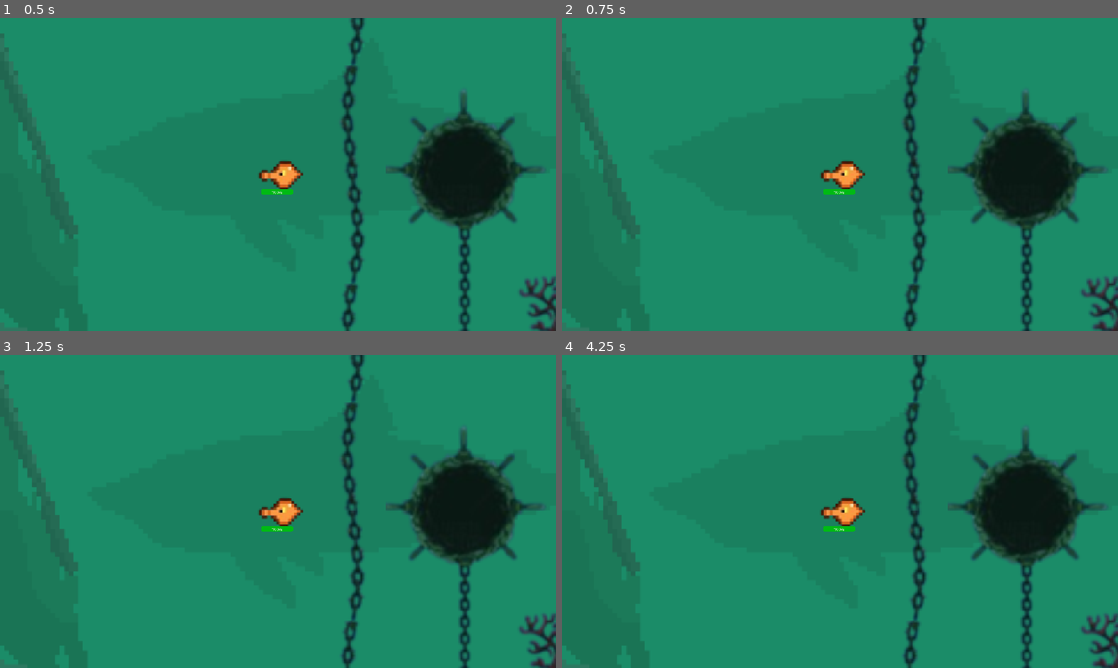
Above: before the commit, frames 1-4 (two rows, left to right).
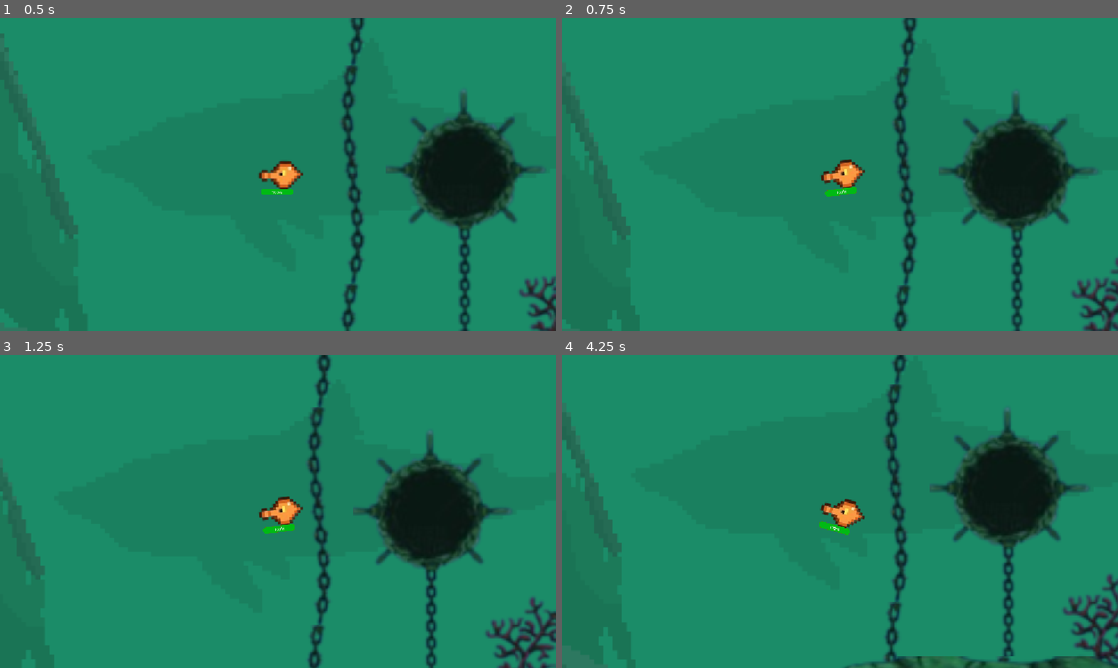
Above: after the commit, the same moments.

Repository: GavinWu42711/Campfire
Game: Godot game, scene res://Scenes/level_4.tscn
The game is run twice, just before and just after one commit, with the same random seed, the same clock (stepped at 60 frames per second) and the same inputs. This scene is started directly instead of the project's main scene. The engine's default icon, where the game draws it, is replaced by a stand-in: a white triangle on a blue panel in a dark square.
Inputs (mouse positions are in pixels of both pictures, inside the frame that each line leads up to):
- Up to frame 1 (0.5 s): no input
- Up to frame 2 (0.75 s): tap Enter at 0.5 s; move the mouse to (962, 158) at 0.52 s; hold Right mouse button (move) from 0.53 s (still down)
- Up to frame 3 (1.25 s): keep holding Right mouse button (move)
- Up to frame 4 (4.25 s): move the mouse to (728, 527) at 1.27 s; release Right mouse button (move) at 1.28 s; click (728, 527) at 1.35 s; right-click (728, 527) at 1.55 s; move the mouse to (895, 442) at 2.02 s; hold Right mouse button (move) 2.03-2.78 s; move the mouse to (812, 574) at 2.77 s; right-click (812, 574) at 2.85 s; move the mouse to (1006, 558) at 3.52 s; hold Right mouse button (move) from 3.53 s (still down); click (1006, 558) at 3.6 s

Frame 1 is identical in both runs. In frame 2, 9.2% of the frame differs, in the area x 0-100%, y 0-100%; in frame 3, 14%; in frame 4, 14%.
Error after the commit: Invalid access to property or key 'level_4_loaded' on a base object of type 'Node (scene_handler.gd)'. (res://Scripts/level_4.gd:6)

Commit message:
cooked
cooked

Diff:
--- a/campfire/Scenes/Player.tscn
+++ b/campfire/Scenes/Player.tscn
@@ -265,6 +265,6 @@
 libraries/ = SubResource("AnimationLibrary_c43xd")
 
 [connection signal="take_damage_signal" from="." to="Spikes" method="_on_character_body_2d_take_damage_signal"]
-[connection signal="up_gluttons_bite" from="." to="Glutton" method="_on_character_body_2d_up_gluttons_bite"]
-[connection signal="up_spikes" from="." to="Spikes" method="_on_character_body_2d_up_spikes"]
-[connection signal="up_tentacles" from="." to="Tentacles" method="_on_character_body_2d_up_tentacles"]
+[connection signal="up_gluttons_bite" from="." to="upgrade_glutton" method="_on_character_body_2d_up_gluttons_bite"]
+[connection signal="up_spikes" from="." to="UpgradeScreenSpikes" method="_on_character_body_2d_up_spikes"]
+[connection signal="up_tentacles" from="." to="upgrade_tentacles" method="_on_character_body_2d_up_tentacles"]
--- a/campfire/Scenes/defeat_screen.gd
+++ b/campfire/Scenes/defeat_screen.gd
@@ -1,8 +1,7 @@
 extends Node2D
 
-
 func _on_button_pressed() -> void:
-	get_tree().change_scene_to_file("res://Scenes/level_1.tscn")
+	SceneHandler.transition_scene(SceneHandler.LEVEL.LEVEL_1)
 
 func _on_button_2_pressed() -> void:
 	get_tree().quit()
--- a/campfire/Scenes/how_to_play.tscn
+++ b/campfire/Scenes/how_to_play.tscn
@@ -6,6 +6,7 @@
 script = ExtResource("1_hl01w")
 
 [node name="CanvasLayer" type="CanvasLayer" parent="." unique_id=1807864616]
+process_mode = 3
 
 [node name="ColorRect" type="ColorRect" parent="CanvasLayer" unique_id=1722674870]
 anchors_preset = -1
--- a/campfire/Scenes/upgrade_glutton.tscn
+++ b/campfire/Scenes/upgrade_glutton.tscn
@@ -7,6 +7,7 @@
 script = ExtResource("1_t4uyr")
 
 [node name="CanvasLayer" type="CanvasLayer" parent="." unique_id=751269727]
+process_mode = 3
 visible = false
 
 [node name="ColorRect" type="ColorRect" parent="CanvasLayer" unique_id=629189031]
@@ -49,6 +50,9 @@
 text = "+Lifesteal"
 metadata/_edit_use_anchors_ = true
 
+[connection signal="button_down" from="CanvasLayer/ColorRect/Button" to="." method="_on_button_button_down"]
 [connection signal="pressed" from="CanvasLayer/ColorRect/Button" to="." method="_on_button_pressed"]
+[connection signal="button_down" from="CanvasLayer/ColorRect/Button2" to="." method="_on_button_2_button_down"]
 [connection signal="pressed" from="CanvasLayer/ColorRect/Button2" to="." method="_on_button_2_pressed"]
+[connection signal="button_down" from="CanvasLayer/ColorRect/Button3" to="." method="_on_button_3_button_down"]
 [connection signal="pressed" from="CanvasLayer/ColorRect/Button3" to="." method="_on_button_3_pressed"]
--- a/campfire/Scripts/enemy_spawner.gd
+++ b/campfire/Scripts/enemy_spawner.gd
@@ -38,14 +38,14 @@
 						TURTLE_ENEMY,#1
 						ALLIGATOR_ENEMY, #3
 						BLUE_FISH_ENEMY, #1
-						GREEN_FISH,ENEMY, #1
+						GREEN_FISH_ENEMY, #1
 						MERMAID_STAFF_ENEMY, #3
 						MERMAID_SWORD_ENEMY, #3
 						ORCA_ENEMY, #2
 						SHARK_ENEMY} #2
 
 var depth_1_enemy = [ENEMY_ENUM.BLUE_FISH_ENEMY,
-					ENEMY_ENUM.GREEN_FISH,
+					ENEMY_ENUM.GREEN_FISH_ENEMY,
 					ENEMY_ENUM.TURTLE_ENEMY,
 					ENEMY_ENUM.JELLYFISH_ENEMY]
 var depth_2_enemy = [ENEMY_ENUM.SWORDFISH_ENEMY,
--- a/campfire/Scripts/glutton.gd
+++ b/campfire/Scripts/glutton.gd
@@ -10,7 +10,7 @@
 		if can_attack && body is Enemy:
 			body.take_damage_signal.emit(Global.bite_damage)
 			Global.hp += Global.bite_damage * Global.lifesteal
-			animation_player.play("attack")
+
 			can_attack = false
 			attack_cd()
 
--- a/campfire/Scripts/how_to_play.gd
+++ b/campfire/Scripts/how_to_play.gd
@@ -1,4 +1,4 @@
 extends Node2D
 
 func _on_button_pressed() -> void:
-	get_tree().change_scene_to_file("res://Scenes/level_1.tscn")
+	SceneHandler.transition_scene(SceneHandler.LEVEL.LEVEL_1)
--- a/campfire/Scripts/level_2.gd
+++ b/campfire/Scripts/level_2.gd
@@ -3,8 +3,10 @@
 
 # Called when the node enters the scene tree for the first time.
 func _ready() -> void:
+	if !SceneHandler.level_2_loaded:
+		get_node("Player").evolve()
+		SceneHandler.level_2_loaded = true
 	EnemySpawner.start_spawning_signal.emit(2)
-	get_node("Player").evolve()
 
 
 # Called every frame. 'delta' is the elapsed time since the previous frame.
--- a/campfire/Scripts/level_3.gd
+++ b/campfire/Scripts/level_3.gd
@@ -3,8 +3,10 @@
 
 # Called when the node enters the scene tree for the first time.
 func _ready() -> void:
+	if !SceneHandler.level_3_loaded:
+		get_node("Player").evolve()
+		SceneHandler.level_3_loaded = true
 	EnemySpawner.start_spawning_signal.emit(3)
-	get_node("Player").evolve()
 
 # Called every frame. 'delta' is the elapsed time since the previous frame.
 func _process(delta: float) -> void:
--- a/campfire/Scripts/level_4.gd
+++ b/campfire/Scripts/level_4.gd
@@ -3,8 +3,10 @@
 
 # Called when the node enters the scene tree for the first time.
 func _ready() -> void:
+	if !SceneHandler.level_4_loaded:
+		get_node("Player").evolve()
+		SceneHandler.level_4_loaded = true
 	EnemySpawner.start_spawning_signal.emit(4)
-	get_node("Player").evolve()
 
 
 # Called every frame. 'delta' is the elapsed time since the previous frame.
--- a/campfire/Scripts/player.gd
+++ b/campfire/Scripts/player.gd
@@ -63,7 +63,6 @@
 	if vulnerable && alive:
 		Global.hp -= damage
 		hp_bar.value = Global.hp
-		animation_player.play("hurt")
 		vulnerable = false
 		vulnerability_cd()
 	if Global.hp <= 0:
@@ -78,8 +77,8 @@
 	vulnerable = true
 
 func _physics_process(delta: float) -> void:
+
 	if Input.is_action_pressed("move"):
-		$AnimationPlayer.play("swim")
 		click_pos = get_global_mouse_position()
 		is_dashing = false
 		distance_travelled = 0
@@ -91,7 +90,7 @@
 		move_and_slide()
 	else:
 		velocity = Vector2.ZERO
-		$AnimationPlayer.play("idle")
+
 
 	Global.player_pos = self.global_position
 
@@ -118,18 +117,17 @@
 
 func evolve():
 	if Global.weapon == "glutton's bite":
-		upgrade_glutton.visible = true
-		get_tree().paused = true
+		up_gluttons_bite.emit()
 		Global.bite_damage += 10
 		Global.bite_attackspeed -= 0.2
 	elif Global.weapon == "tentacles":
-		upgrade_tentacles.visible = true
+		up_tentacles.emit()
 		get_tree().paused = true
 		Global.tent_damage += 5
 		Global.tentacles += 1
 	else:
 		Global.spike_burst_unlocked = true
-		upgrade_screen_spikes.visible = true
+		up_spikes.emit()
 		get_tree().paused = true
 		Global.spikes += 1
 		Global.spike_damage += 4
--- a/campfire/Scripts/scene_handler.gd
+++ b/campfire/Scripts/scene_handler.gd
@@ -15,6 +15,11 @@
 var level_3_killed_goal = 10
 var level_3_enemies_killed = 0
 var level_4_pass = false
+
+var level_1_loaded = false
+var level_2_loaded = false
+var level_3_loaded = false
+
 
 enum LEVEL {MENU, LEVEL_1, LEVEL_2, LEVEL_3, LEVEL_4, RESTART}
 var current_level:int = LEVEL.MENU
--- a/campfire/Scripts/spikes.gd
+++ b/campfire/Scripts/spikes.gd
@@ -15,7 +15,7 @@
 	for body in get_overlapping_bodies():
 		if can_attack && body is Enemy:
 			body.take_damage_signal.emit(Global.spike_damage * Global.spikes)
-			animation_player.play("attack")
+
 			can_attack = false
 			attack_cd()
 	if !Global.spikes_on_cd && Global.spike_burst_unlocked:
@@ -48,3 +48,6 @@
 	chance = randi_range(1, 100)
 	if chance <= Global.burst_chance:
 		spike_burst()
+
+func _on_character_body_2d_up_spikes() -> void:
+	pass # Replace with function body.
--- a/campfire/Scripts/tentacles.gd
+++ b/campfire/Scripts/tentacles.gd
@@ -24,6 +24,6 @@
 			body.take_damage_signal.emit(damage * tentacles)
 			body.apply_knockback.emit(player.rotation, knockback_dist)
 			body.take_dot.emit(dot, dot_duration)
-			animation_player.play("attack")
+
 			can_attack = false
 			attack_cd()
--- a/campfire/Scripts/upgrade_glutton.gd
+++ b/campfire/Scripts/upgrade_glutton.gd
@@ -2,17 +2,21 @@
 
 @onready var screen: CanvasLayer = $CanvasLayer
 
-func _on_button_pressed() -> void:
+func _on_character_body_2d_up_gluttons_bite() -> void:
+	get_tree().paused = true
+	screen.visible = true
+
+func _on_button_button_down() -> void:
 	Global.bite_range += 0.2
 	screen.visible = false
 	get_tree().paused = false
 
-func _on_button_2_pressed() -> void:
+func _on_button_2_button_down() -> void:
 	Global.bite_damage += 10
 	screen.visible = false
 	get_tree().paused = false
 
-func _on_button_3_pressed() -> void:
+func _on_button_3_button_down() -> void:
 	Global.lifesteal += 0.08
 	screen.visible = false
 	get_tree().paused = false
--- a/campfire/Scripts/upgrade_spikes.gd
+++ b/campfire/Scripts/upgrade_spikes.gd
@@ -13,3 +13,6 @@
 func _on_button_3_pressed() -> void:
 	Global.spike_burst_cd -= 0.5
 	screen.visible = false
+
+func _on_character_body_2d_up_spikes() -> void:
+	screen.visible = true
--- a/campfire/Scripts/upgrade_tentacles.gd
+++ b/campfire/Scripts/upgrade_tentacles.gd
@@ -14,3 +14,6 @@
 	Global.dot += 3
 	Global.dot_duration += 1.5
 	screen.visible = false
+
+func _on_character_body_2d_up_tentacles() -> void:
+	screen.visible = true
